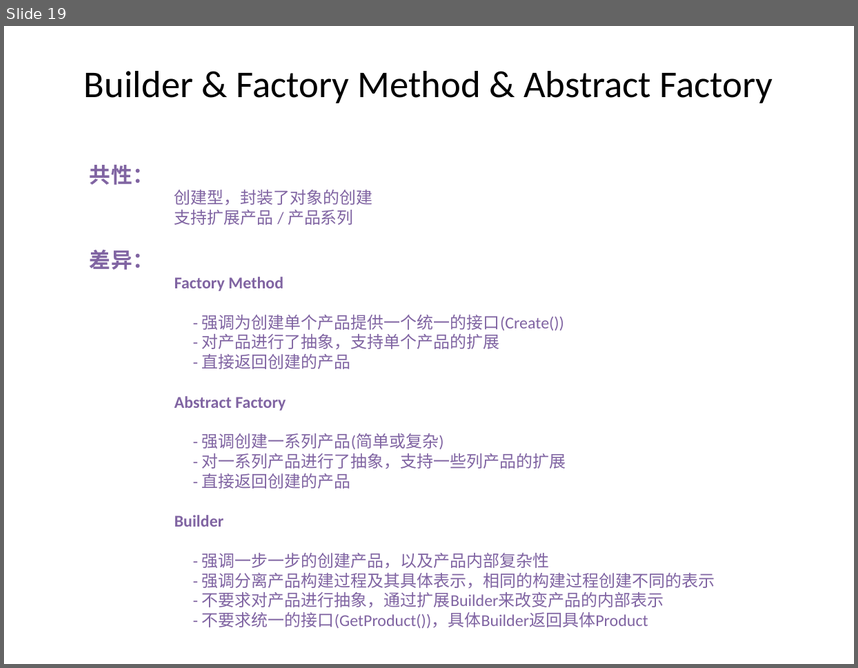
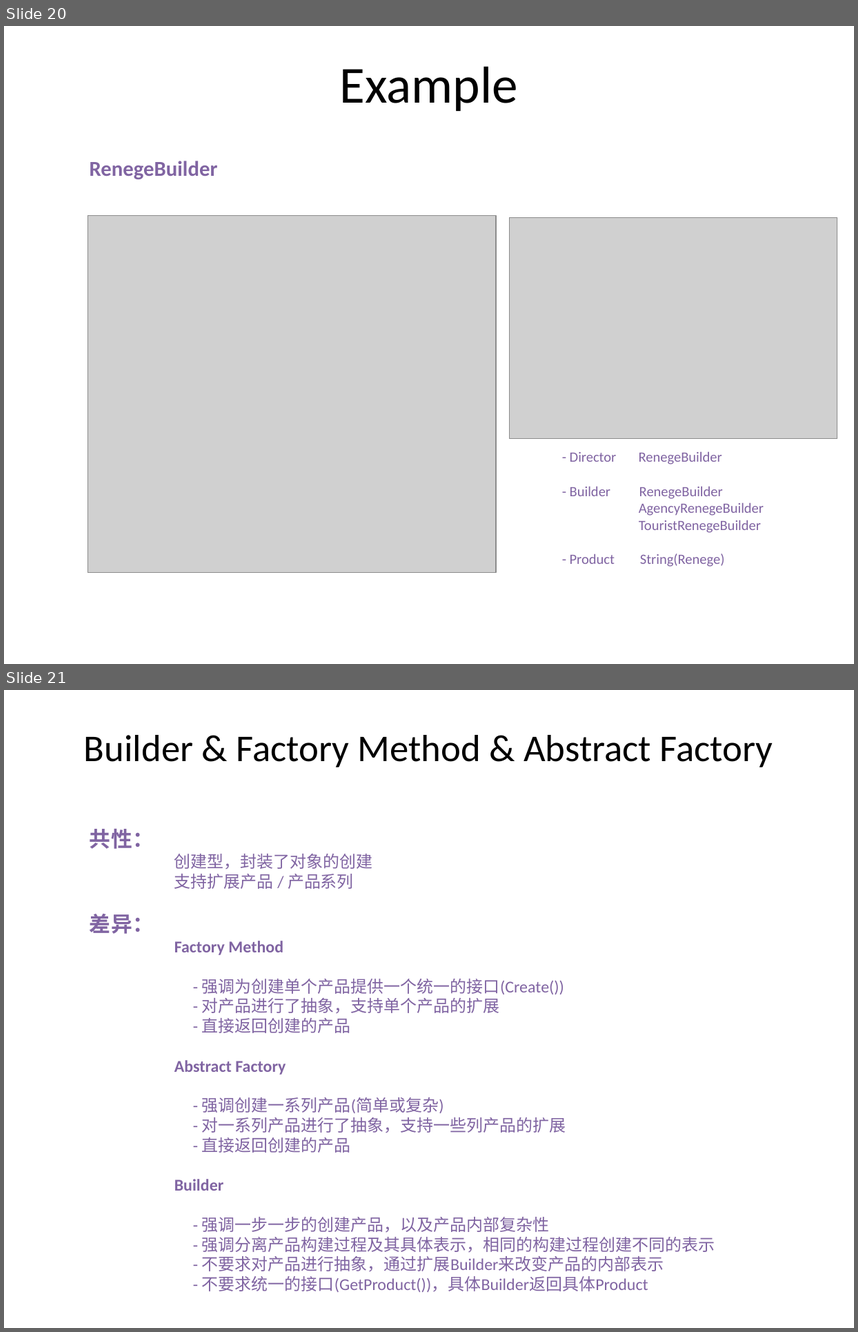
Before and after one commit to PlumpMath/DesignPattern-956, a slide deck: _Doc/DesignPattern.P2.Creational(Builder).pptx. Shown one above the other, each under a label of ours: slide 19 before the commit, slides 20 and 21 after it. The pictures are 858x668 and 858x1332 pixels, drawn with LibreOffice and Linux fonts; fonts in the diff are those of the drawing; grey boxes stand for pictures. Boxes give left, top, right and bottom in pixels: in the first picture for what was removed or moved away, otherwise in the second. Text is boxed around its words. In the diff, an @@ line names an element or a change of style, - is before the commit and + after.

Commit message:
Added Prototype.FactoryMethod sample, and also updated Builder PPT by adding an example.

```diff
--- a/_Doc/DesignPattern.P2.Creational(Builder).pptx
+++ b/_Doc/DesignPattern.P2.Creational(Builder).pptx
@@ slide 20 added at [4, 26, 854, 664], background #FFFFFF @@
@@ text added at [340, 66, 518, 111], 44 pt, text #000000 @@
+Example
@@ text added at [90, 161, 218, 179], 18 pt, text #8064A2, bold @@
+RenegeBuilder
@@ picture added at [87, 216, 495, 572] @@
@@ picture added at [509, 217, 837, 439] @@
@@ text added at [570, 452, 764, 566], 12 pt, text #8064A2 @@
+- Director RenegeBuilder
+- Builder RenegeBuilder
+AgencyRenegeBuilder
+TouristRenegeBuilder
+- Product String(Renege)
@@ what was slide 19 is now slide 21 @@
```
Also in this commit, not shown: 1 slide changed, 1 other slide added, 43 other files.
